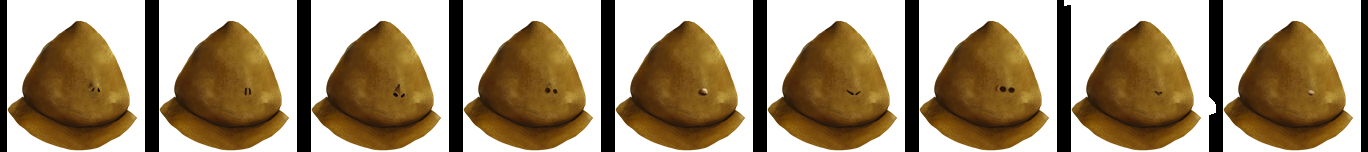
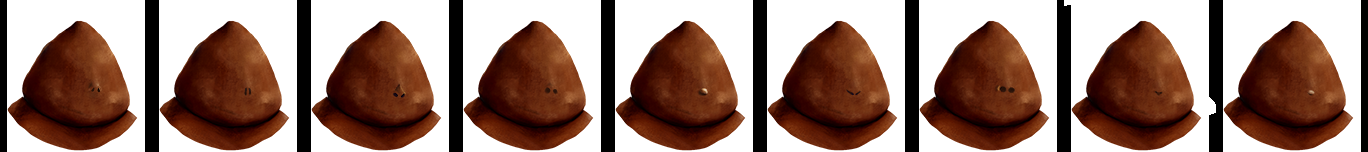
Revision of a layered 1368px x 152px image; what changed, layer by layer:
added layer "Fire" above "southern" over (x1=7, y1=20, x2=1353, y2=151)
renamed "Layer 9" to "central", hid it over (x1=7, y1=20, x2=1353, y2=151)
